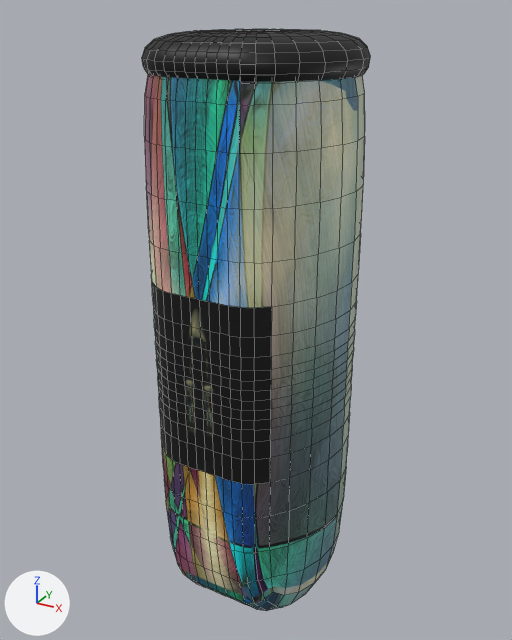
What one commit did to the FBX model Assets/Prefab/thermis4.fbx.
Both versions are drawn from a 50 mm camera at (0.00314, -0.00573, 0.00359) aimed at (-0.00005, 0.00008, 0.00069). Arrows for +X, +Y and +Z are at lower left; the lights stay in place. Mesh edges are drawn as thin lines. Where no turn or scale is listed for an object, it has been applied to the vertices.

The scene before the commit, as lines of its bpy script (objects in view):
```python
me_mesh = bpy.data.meshes.new('Mesh')
me_mesh.from_pydata(...)  # 680 vertices, 640 faces; spans x -0.00097..0.00097, y -0.00099..0.00099, z -0.00003..0.00061
me_mesh.materials.append(mat_lambert1)  # black #000000
me_mesh_001 = bpy.data.meshes.new('Mesh.001')
me_mesh_001.from_pydata(...)  # 1314 vertices, 1312 faces; spans x -0.00099..0.00099, y -0.00101..0.00101, z -0.00245..0.00319
# faces by material slot: [1168, 144]
me_mesh_001.materials.append(mat_roseearrign)  # picture img_metaltexturecolored_jpg
me_mesh_001.materials.append(mat_thermisshader)  # picture img_domeart_jpg
ob_thermis = bpy.data.objects.new('thermis', me_mesh)
ob_thermis.location = (0.0, 0.00002, 0.0028)
ob_thermis1 = bpy.data.objects.new('thermis1', me_mesh_001)
ob_thermis1.location = (0.0, 0.0, 0.0)
```
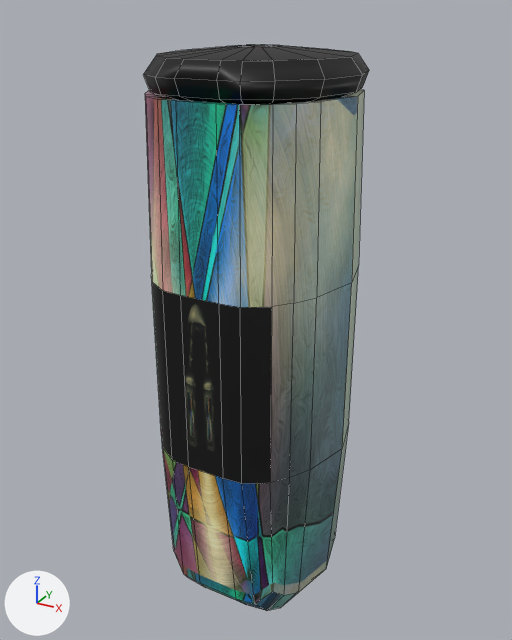
Pixel boxes (x1, y1, x2, y2) of what changed, in the pictures (512 x 640 px):
```json
{"object": "thermis1", "change": "reshaped", "before": [145, 75, 365, 611], "after": [145, 89, 364, 611]}
{"object": "thermis", "change": "reshaped, moved", "before": [142, 29, 370, 82], "after": [144, 45, 369, 104]}
{"part": 1, "of": "me_mesh", "change": "deleted", "before": [142, 29, 370, 82], "on screen": "black"}
{"part": 2, "of": "me_mesh_001", "change": "cut back", "before": [145, 75, 365, 611], "after": [145, 89, 364, 105]}
```

Scene script edits in JSON lines:
```json
{"block": "me_mesh_001", "where": "# used by ob_thermis1; location = (0.0, 0.0, 0.0)"}
{"op": "remove", "block": "me_mesh_001", "code": "me_mesh_001.from_pydata(...)  # 1314 vertices, 1312 faces; spans x -0.00099..0.00099, y -0.00101..0.00101, z -0.00245..0.00319"}
{"op": "add", "block": "me_mesh_001", "code": "me_mesh_001.from_pydata(...)  # 172 vertices, 170 faces; spans x -0.00099..0.00099, y -0.00101..0.00101, z -0.00245..0.00293"}
{"block": "me_mesh_001", "change": "me_mesh_001 part 2: 1162 vertices removed from x -0.00099..0.00099, y -0.00101..0.00101, z -0.00245..0.00319; 20 vertices added at x -0.00076..0.00076, y -0.00078..0.00078, z 0.00291"}
{"block": "me_mesh", "where": "# used by ob_thermis; location = (0.0, 0.00002, 0.0028)"}
{"op": "remove", "block": "me_mesh", "code": "me_mesh.from_pydata(...)  # 680 vertices, 640 faces; spans x -0.00097..0.00097, y -0.00099..0.00099, z -0.00003..0.00061"}
{"op": "add", "block": "me_mesh", "code": "me_mesh.from_pydata(...)  # 108 vertices, 90 faces; spans x -0.00097..0.00097, y -0.00099..0.00099, z -0.00003..0.00061"}
{"block": "me_mesh", "change": "me_mesh part 1: 572 vertices removed from x -0.00096..0.00096, y -0.00099..0.00099, z -0.00003..0.00061"}
{"op": "set", "path": "ob_thermis.location", "old": "(0.0, 0.00002, 0.0028)", "new": "(0.0, 0.00002, 0.00268)"}
```
